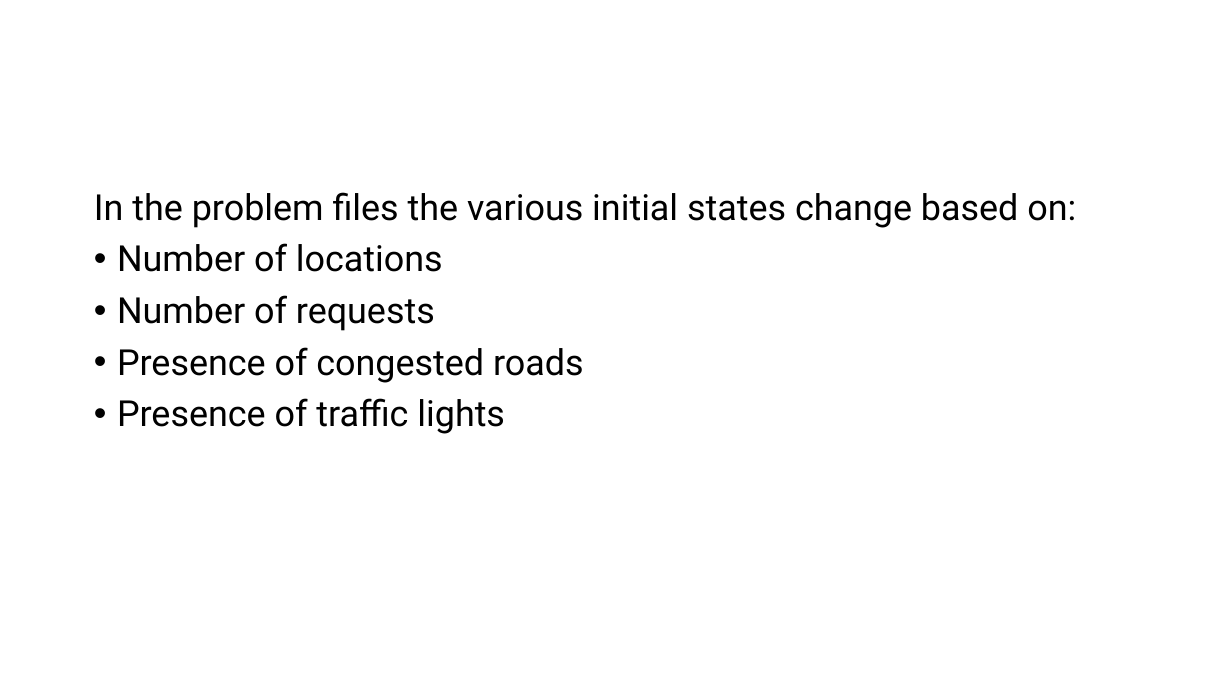
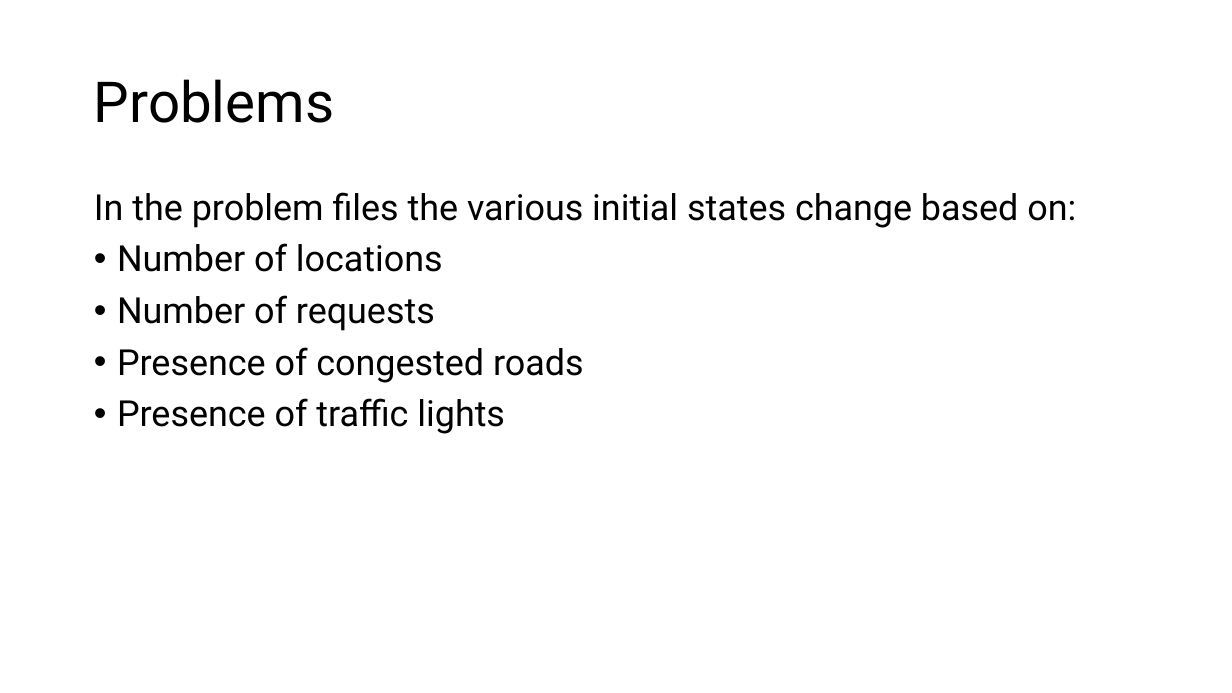
Before and after one commit to serenaragaglia/taxi_planning, a slide deck: slide 7 of documents/planning.pptx. Drawn at 1232x693 pixels with LibreOffice and Linux fonts; fonts in the diff are those of the drawing. Boxes give left, top, right and bottom in pixels: in the first picture for what was removed or moved away, otherwise in the second. Text is boxed around its words. In the diff, an @@ line names an element or a change of style, - is before the commit and + after.

```diff
--- a/documents/planning.pptx
+++ b/documents/planning.pptx
@@ title added at [94, 79, 334, 123], 44 pt, text #000000 @@
+Problems
```
Also in this commit, not shown: 3 other slides changed, 2 slides added.
